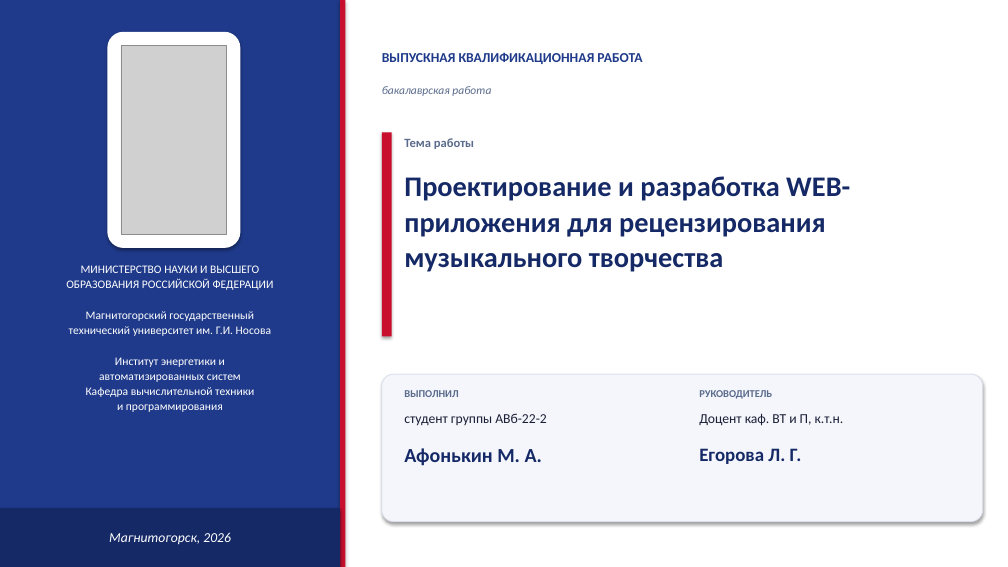
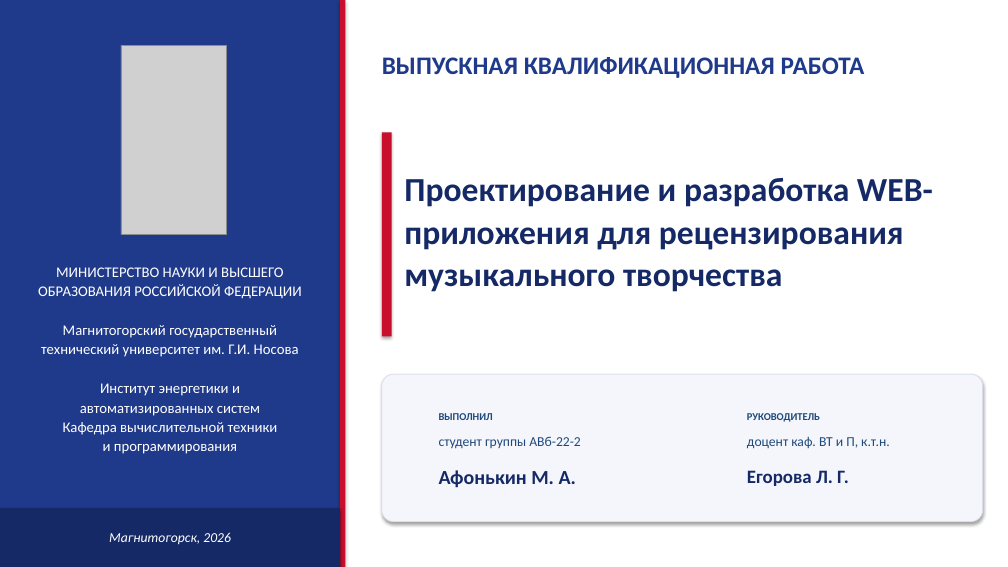
Before and after one commit to Afonk1n/vkr, a slide deck: slide 1 of Пояснительная записка/Презентация/presentation_v3.pptx. Drawn at 1008x567 pixels with LibreOffice and Linux fonts; fonts in the diff are those of the drawing; grey boxes stand for pictures. Boxes give left, top, right and bottom in pixels: in the first picture for what was removed or moved away, otherwise in the second. Text is boxed around its words. In the diff, an @@ line names an element or a change of style, - is before the commit and + after.

```diff
--- a/Пояснительная записка/Презентация/presentation_v3.pptx
+++ b/Пояснительная записка/Презентация/presentation_v3.pptx
@@ rounded rectangle removed at [107, 32, 240, 248] @@
@@ text "ВЫПУСКНАЯ КВАЛИФИКАЦИОННАЯ РАБОТА" at [382, 57, 865, 78]: size 13 to 24 pt @@
@@ text removed at [382, 86, 491, 96] @@
-бакалаврская работа
@@ text removed at [404, 138, 474, 149] @@
-Тема работы
@@ text "Проектирование и разработка WEB-приложения для ..." at [404, 178, 933, 292]: size 27 to 32 pt @@
@@ text "МИНИСТЕРСТВО НАУКИ И ВЫСШЕГО" at [38, 267, 302, 454]: size 11 to 14 pt @@
@@ text "ВЫПОЛНИЛ": place and size @@
-text "ВЫПОЛНИЛ" at [404, 390, 458, 397]
+text "ВЫПОЛНИЛ" at [439, 413, 493, 420]
@@ text "ВЫПОЛНИЛ" at [439, 413, 493, 420]: text colour #5A6B8C to #1F497D @@
@@ text "РУКОВОДИТЕЛЬ" at [747, 413, 820, 422]: text colour #5A6B8C to #1F497D @@
@@ text "РУКОВОДИТЕЛЬ": place and size @@
-text "РУКОВОДИТЕЛЬ" at [699, 390, 772, 399]
+text "РУКОВОДИТЕЛЬ" at [747, 413, 820, 422]
@@ text "студент группы АВб-22-2": place and size @@
-text "студент группы АВб-22-2" at [404, 413, 547, 426]
+text "студент группы АВб-22-2" at [439, 436, 581, 449]
@@ text "студент группы АВб-22-2" at [439, 436, 581, 449]: text colour #1A1F36 to #1F497D @@
@@ text at [747, 437, 890, 449]: text changed; text colour #1A1F36 to #1F497D @@
-Доцент каф. ВТ и П, к.т.н.
+доцент каф. ВТ и П, к.т.н.
@@ text "Афонькин М. А.": place and size @@
-text "Афонькин М. А." at [404, 448, 543, 466]
+text "Афонькин М. А." at [439, 470, 577, 488]
@@ text "Егорова Л. Г.": place and size @@
-text "Егорова Л. Г." at [699, 448, 802, 464]
+text "Егорова Л. Г." at [747, 470, 849, 486]
```
Also in this commit, not shown: 8 other slides changed, 4 other files.
